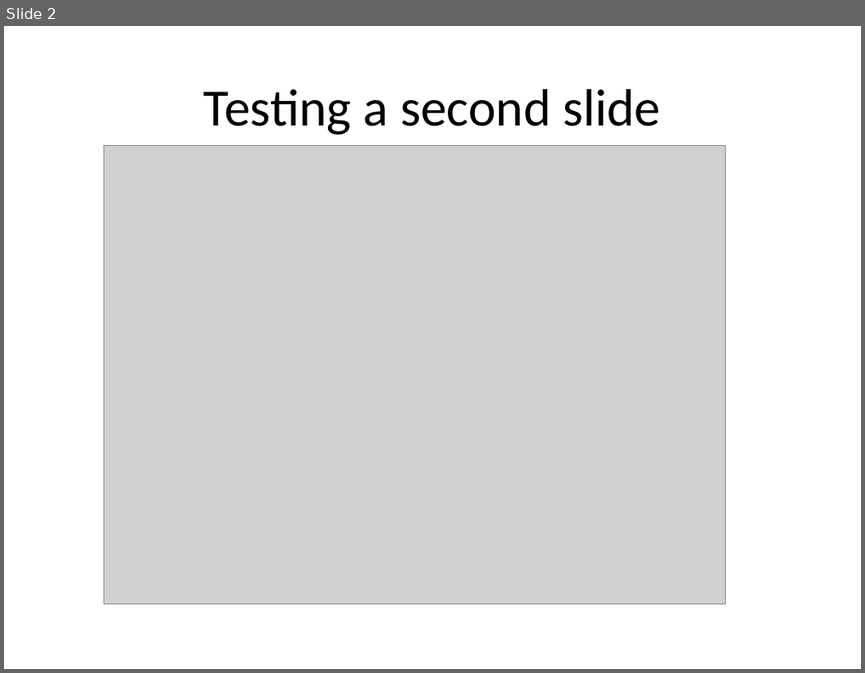
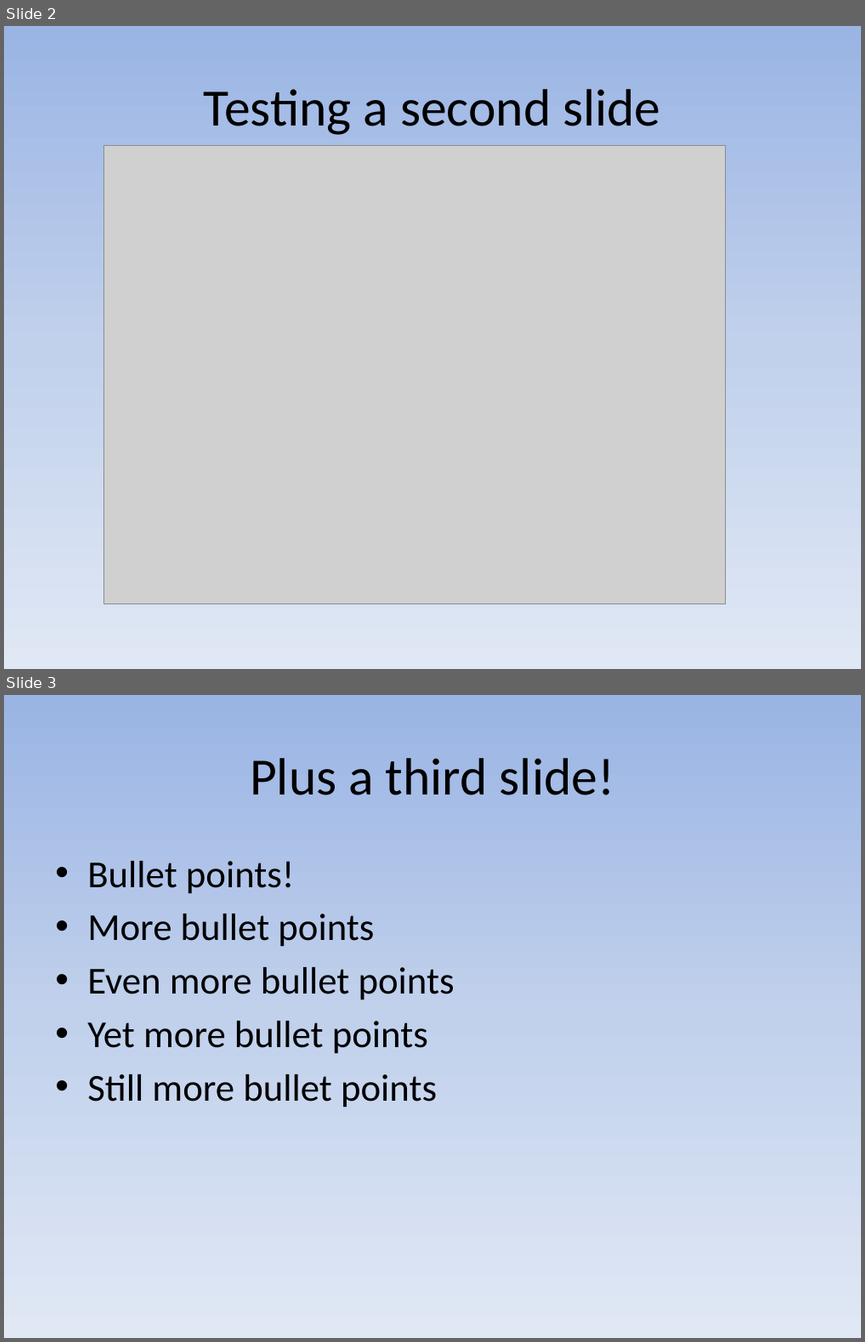
Before and after one commit to DeMatt/Matt-training-repo-1, a slide deck: Tester4.pptx. Shown one above the other, each under a label of ours: slide 2 before the commit, slides 2 and 3 after it. The pictures are 865x673 and 865x1342 pixels, drawn with LibreOffice and Linux fonts; fonts in the diff are those of the drawing; grey boxes stand for pictures. Boxes give left, top, right and bottom in pixels: in the first picture for what was removed or moved away, otherwise in the second. Text is boxed around its words. In the diff, an @@ line names an element or a change of style, - is before the commit and + after.

```diff
--- a/Tester4.pptx
+++ b/Tester4.pptx
@@ slide 3 added at (4,695,861,1338), background gradient #9AB5E4 to #C2D1ED to #E1E8F5 @@
@@ title added at (250,758,614,795), 44 pt, text #000000 @@
+Plus a third slide!
@@ text added at (87,861,454,1107), 32 pt, text #000000 @@
+• Bullet points!
+• More bullet points
+• Even more bullet points
+• Yet more bullet points
+• Still more bullet points
@@ slide 2 changed as well @@
@@ background #FFFFFF to gradient #9AB5E4 to #C2D1ED to #E1E8F5 @@
```
Also in this commit, not shown: 1 other slide changed.
